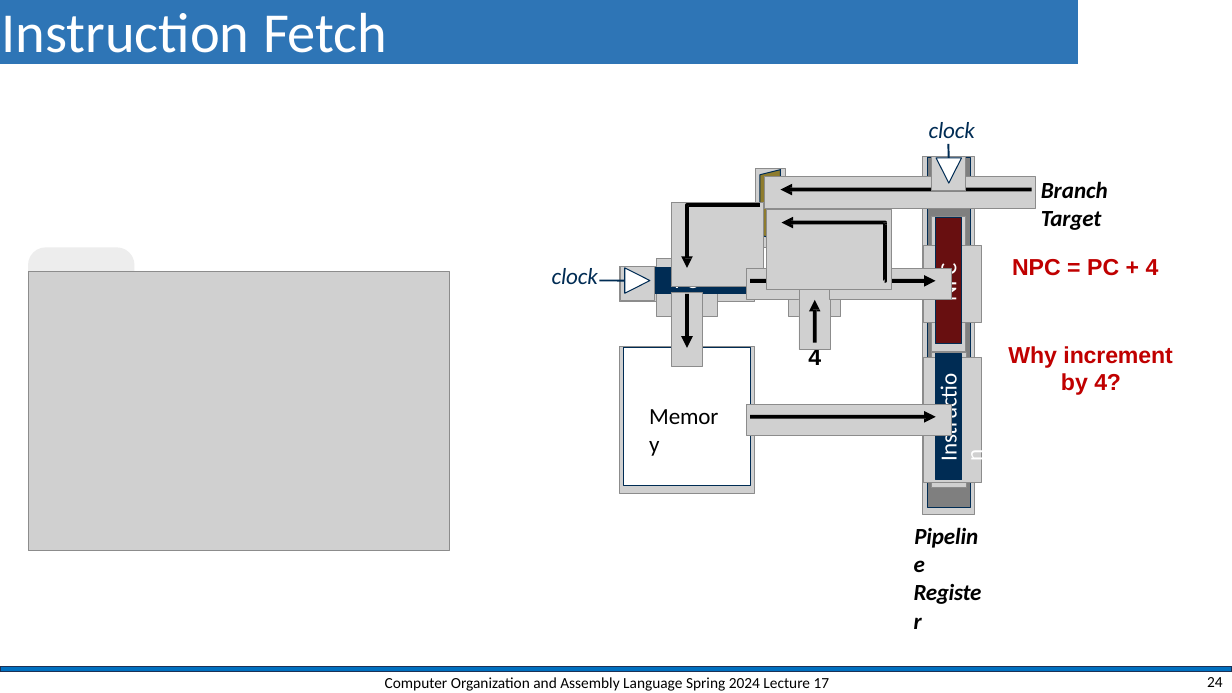
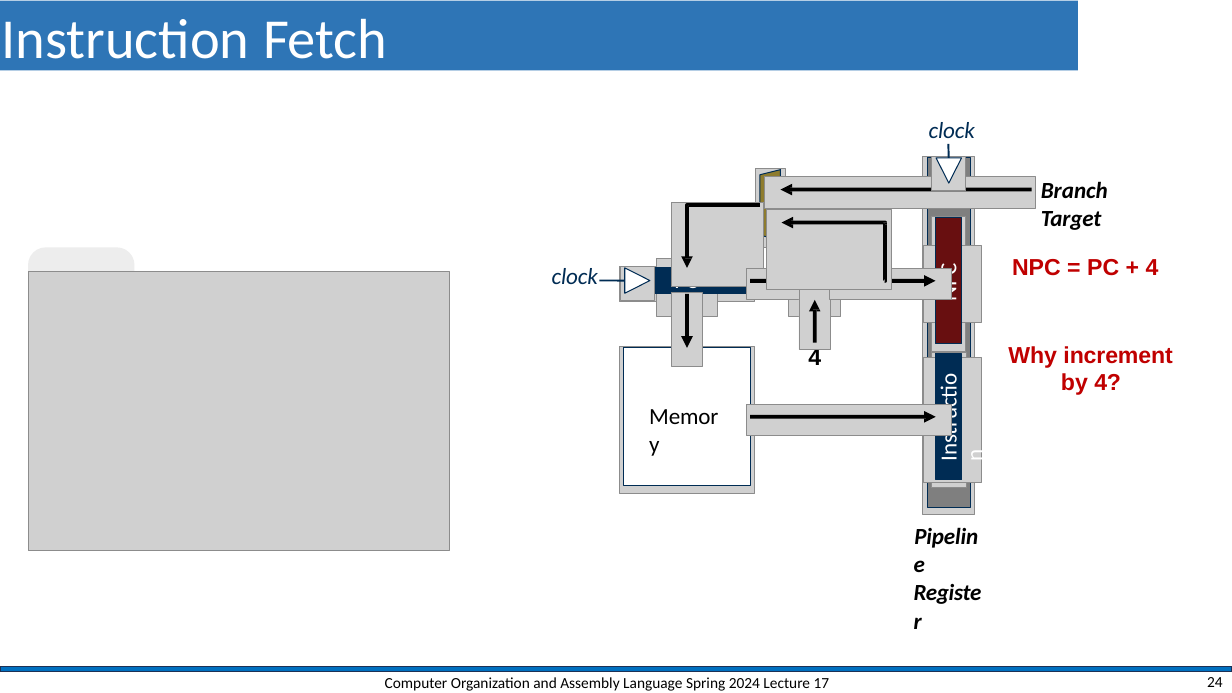
Before and after one commit to shahidmasud/shahidmasud.github.io, a slide deck: slide 24 of CompOrg_Lec17_Spr2024.ppsx. Drawn at 1232x693 pixels with LibreOffice and Linux fonts; fonts in the diff are those of the drawing; grey boxes stand for pictures; background and template pictures are left out. Boxes give left, top, right and bottom in pixels: in the first picture for what was removed or moved away, otherwise in the second. Text is boxed around its words. In the diff, an @@ line names an element or a change of style, - is before the commit and + after.

```diff
--- a/CompOrg_Lec17_Spr2024.ppsx
+++ b/CompOrg_Lec17_Spr2024.ppsx
@@ title "Instruction Fetch": place and size @@
-title "Instruction Fetch" at box(0, 0, 1079, 64)
+title "Instruction Fetch" at box(0, 1, 1079, 70)
```
Also in this commit, not shown: 14 other slides changed, 1 slide added, 2 other files.
